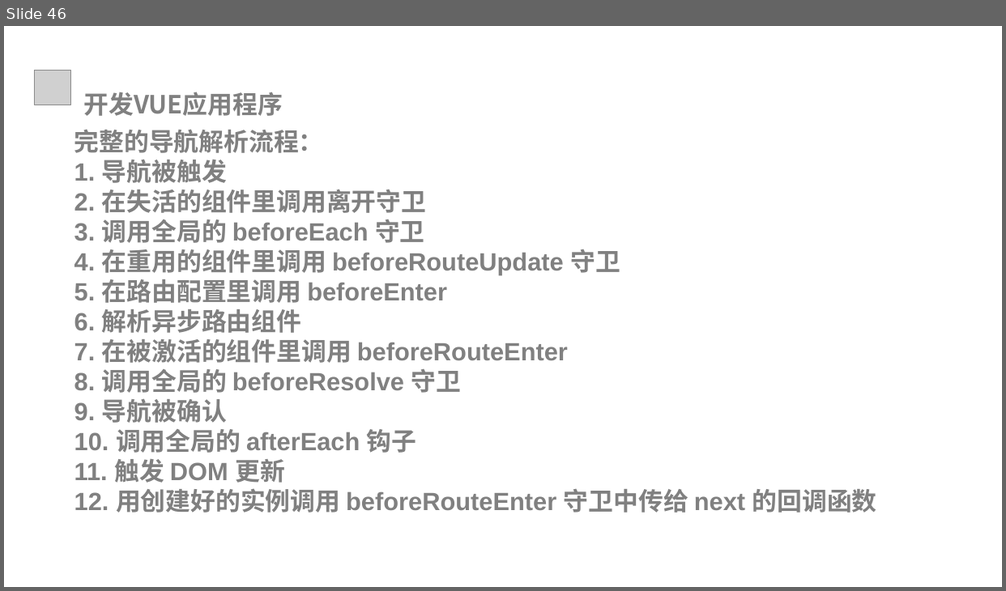
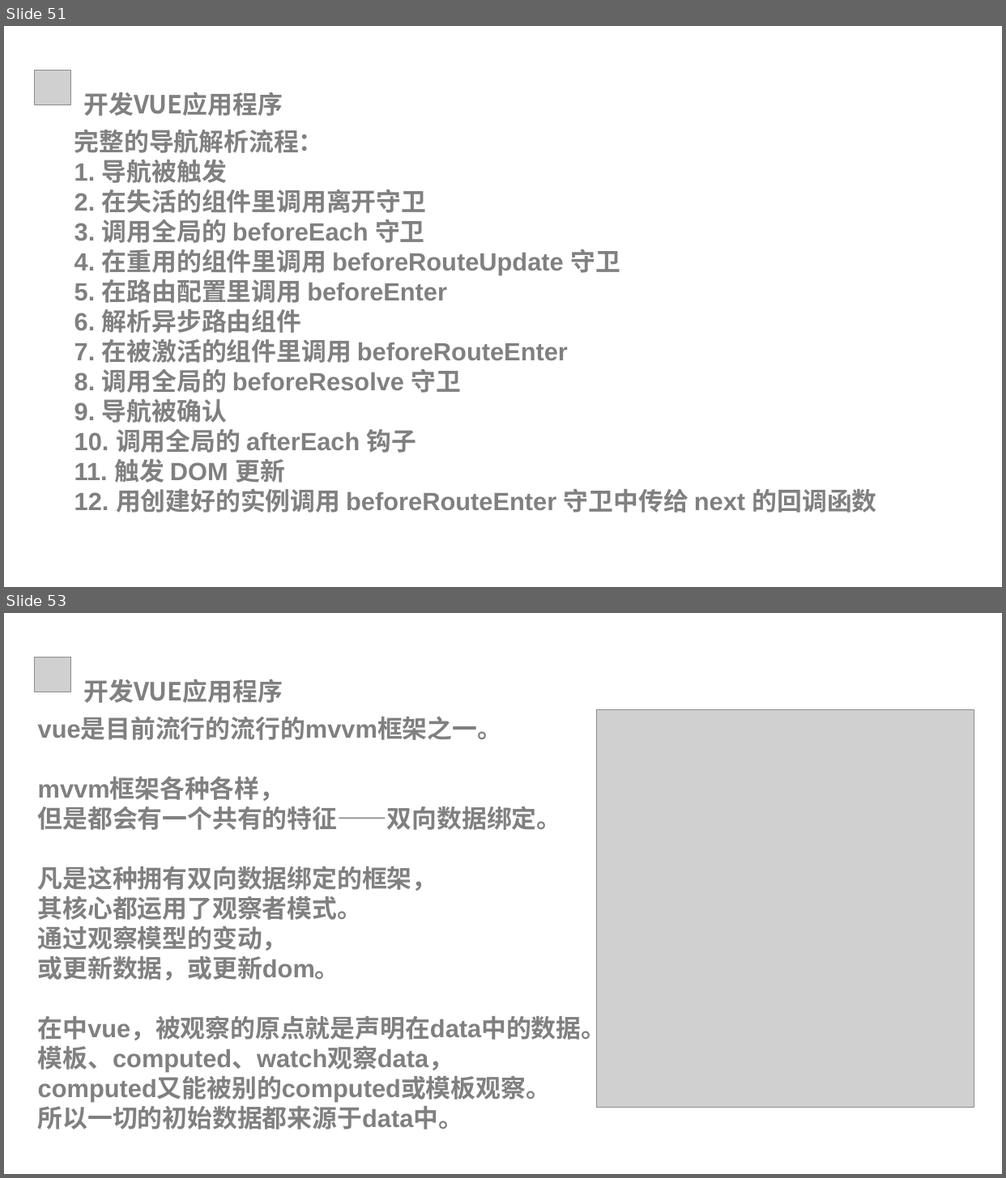
Before and after one commit to xiaozs/ppt, a slide deck: 3.开发VUE应用程序.pptx. Shown one above the other, each under a label of ours: slide 46 before the commit, slides 51 and 53 after it; the slides between them are not shown. The pictures are 1006x591 and 1006x1178 pixels, drawn with LibreOffice and Linux fonts; fonts in the diff are those of the drawing; grey boxes stand for pictures; background and template pictures are left out. Boxes give left, top, right and bottom in pixels: in the first picture for what was removed or moved away, otherwise in the second. Text is boxed around its words. In the diff, an @@ line names an element or a change of style, - is before the commit and + after.

```diff
--- a/3.开发VUE应用程序.pptx
+++ b/3.开发VUE应用程序.pptx
@@ slide 53 added at (4, 613, 1002, 1174), background #FFFFFF @@
@@ picture added at (34, 658, 70, 692) @@
@@ text added at (84, 679, 283, 703), 24 pt, text #808080, bold @@
+开发VUE应用程序
@@ picture added at (597, 709, 974, 1107) @@
@@ text added at (38, 718, 607, 1130), 24 pt, text #808080, bold @@
+vue是目前流行的流行的mvvm框架之一。
+mvvm框架各种各样，
+但是都会有一个共有的特征——双向数据绑定。
+凡是这种拥有双向数据绑定的框架，
+其核心都运用了观察者模式。
+通过观察模型的变动，
+或更新数据，或更新dom。
+在中vue，被观察的原点就是声明在data中的数据。
+模板、computed、watch观察data，
+computed又能被别的computed或模板观察。
+所以一切的初始数据都来源于data中。
@@ what was slide 46 is now slide 51 @@
```
Also in this commit, not shown: 1 slide changed, 12 other slides added, 6 other files.
